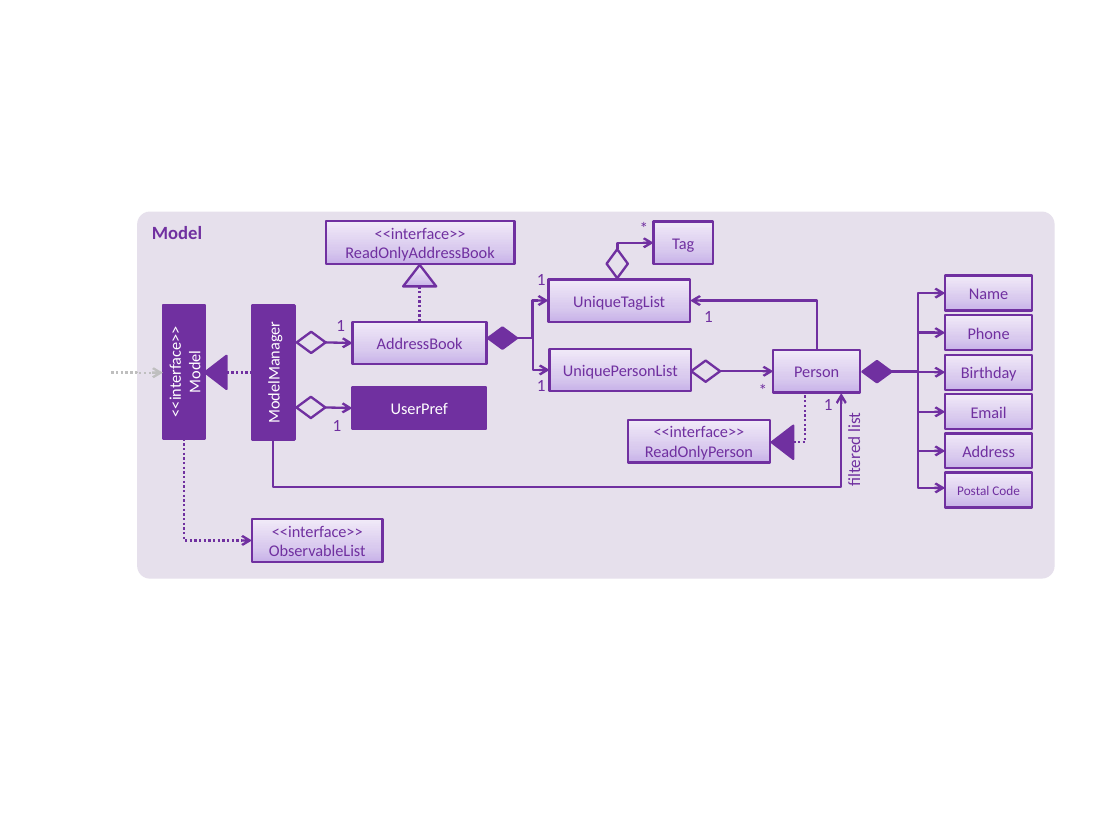
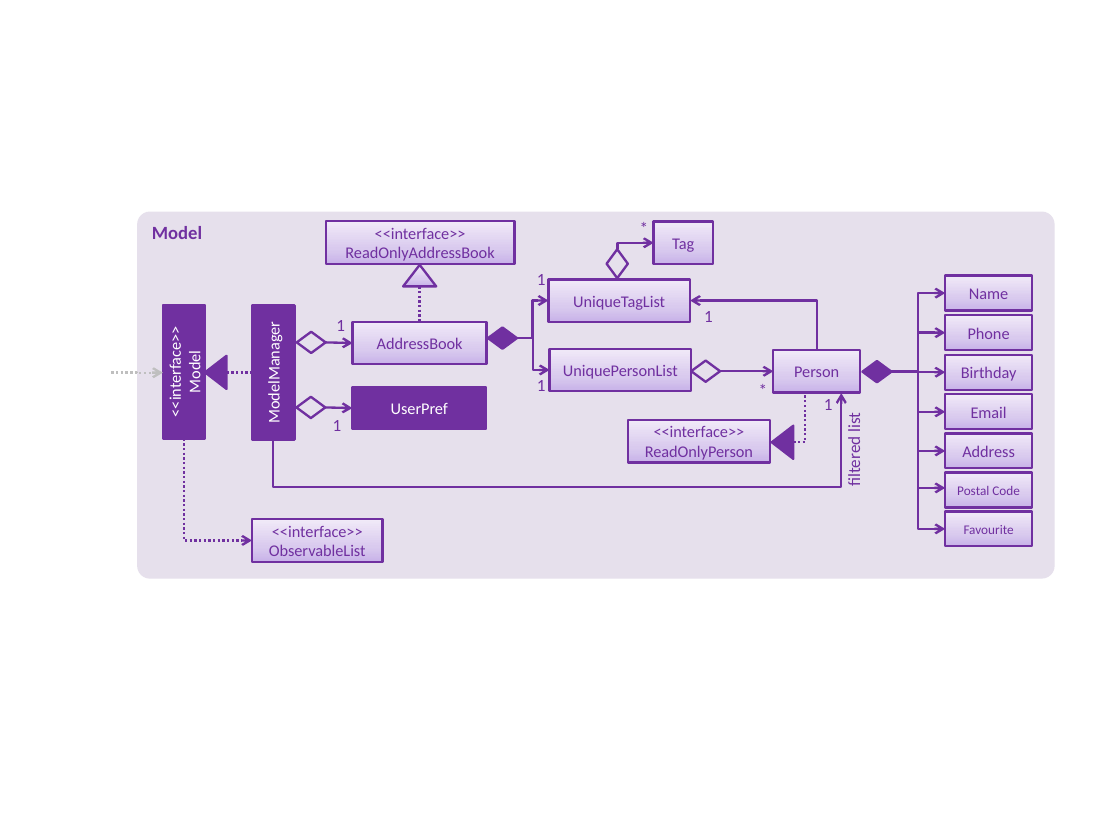
Before and after one commit to pwenzhe/addressbook-level4, a slide deck: slide 1 of docs/diagrams/ModelComponentClassDiagram.pptx. Drawn at 1120x840 pixels with LibreOffice and Linux fonts; fonts in the diff are those of the drawing. Boxes give left, top, right and bottom in pixels: in the first picture for what was removed or moved away, otherwise in the second. Text is boxed around its words. In the diff, an @@ line names an element or a change of style, - is before the commit and + after.

```diff
--- a/docs/diagrams/ModelComponentClassDiagram.pptx
+++ b/docs/diagrams/ModelComponentClassDiagram.pptx
@@ elbow arrow added from (918, 375) to (945, 529), #7030A0 1.5 pt @@
@@ rectangle added at (945, 512, 1032, 547), fill gradient #C9B5E8 to #D8CBEE to #F0EAF9, outline #7030A0 1.5 pt, 8.5 pt, text #7030A0 @@
+Favourite
```
Also in this commit, not shown: 3 other files.
